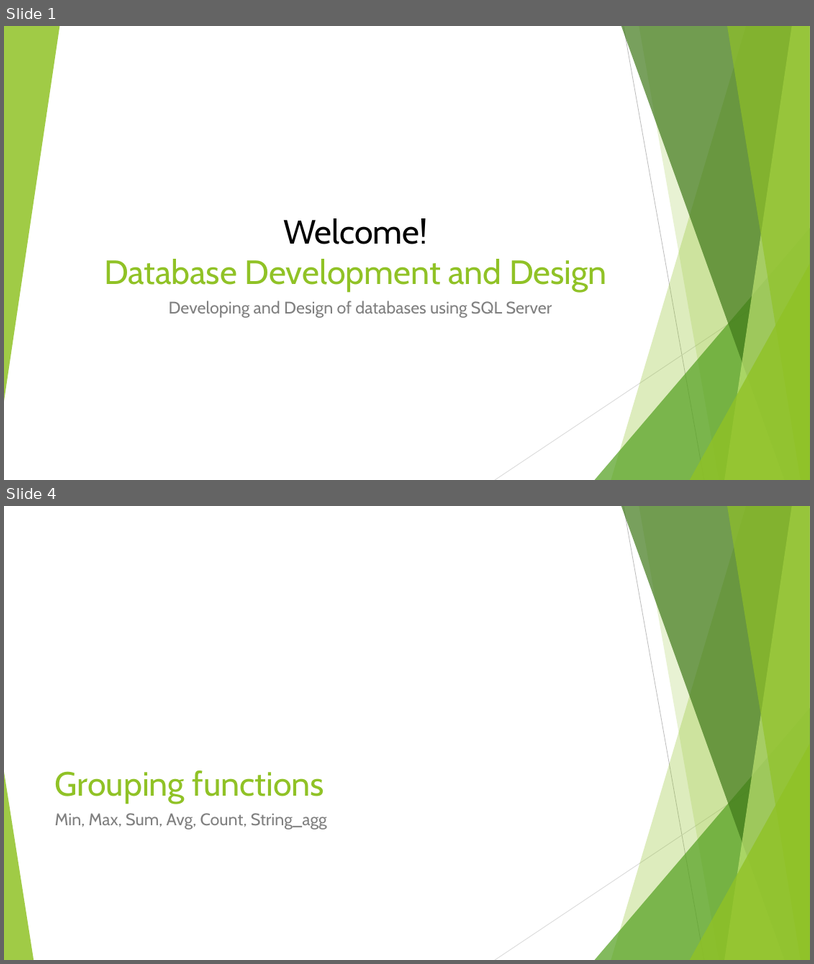
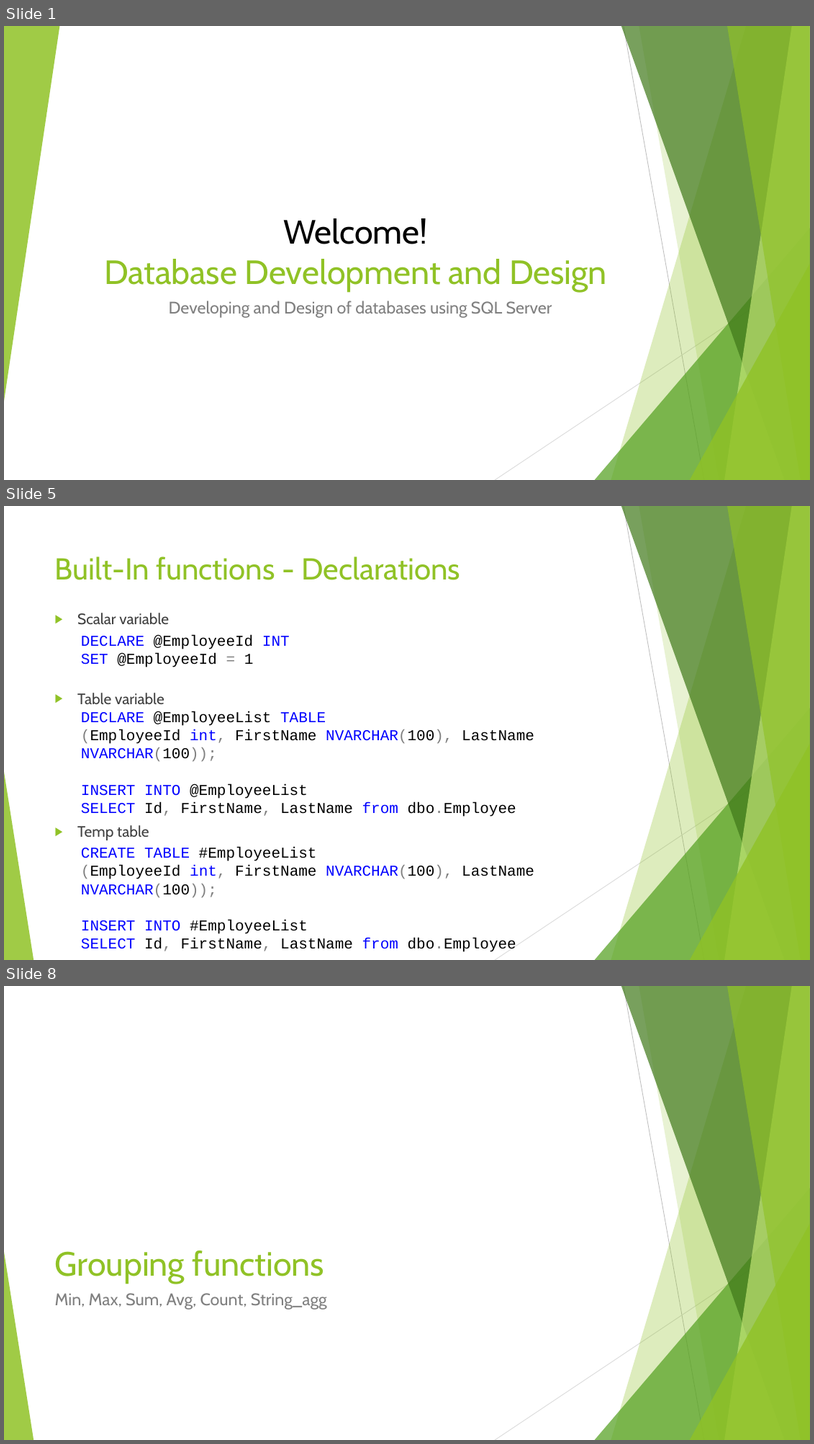
Before and after one commit to sedc-codecademy/sedc7-07-databasedevdesign, a slide deck: g1/Class 3/Presentation/Database Development and Design - Session 3.pptx. Shown one above the other, each under a label of ours: slides 1 and 4 before the commit, slides 1, 5 and 8 after it; the slides between them are not shown. The pictures are 814x964 and 814x1444 pixels, drawn with LibreOffice and Linux fonts; fonts in the diff are those of the drawing. Boxes give left, top, right and bottom in pixels: in the first picture for what was removed or moved away, otherwise in the second. Text is boxed around its words. In the diff, an @@ line names an element or a change of style, - is before the commit and + after.

```diff
--- a/g1/Class 3/Presentation/Database Development and Design - Session 3.pptx
+++ b/g1/Class 3/Presentation/Database Development and Design - Session 3.pptx
@@ slide 5 added at [4, 506, 810, 960], background #FFFFFF; not listed: 10 template elements that a slide beside it also shows @@
@@ title added at [55, 556, 460, 580], 36 pt, text #90C226 @@
+Built-In functions - Declarations
@@ text added at [77, 613, 169, 840], 18 pt, text #404040 @@
+▶ Scalar variable
+▶ Table variable
+▶ Temp table
@@ text added at [81, 635, 290, 667], 18 pt, text #000000 @@
+DECLARE @EmployeeId INT
+SET @EmployeeId = 1
@@ text added at [81, 711, 535, 816], 18 pt, text #000000 @@
+DECLARE @EmployeeList TABLE
+(EmployeeId int, FirstName NVARCHAR(100), LastName NVARCHAR(100));
+INSERT INTO @EmployeeList
+SELECT Id, FirstName, LastName from dbo.Employee
@@ text added at [81, 847, 535, 952], 18 pt, text #000000 @@
+CREATE TABLE #EmployeeList
+(EmployeeId int, FirstName NVARCHAR(100), LastName NVARCHAR(100));
+INSERT INTO #EmployeeList
+SELECT Id, FirstName, LastName from dbo.Employee
@@ what was slide 4 is now slide 8 @@
```
Also in this commit, not shown: 6 slides changed, 7 other slides added.
